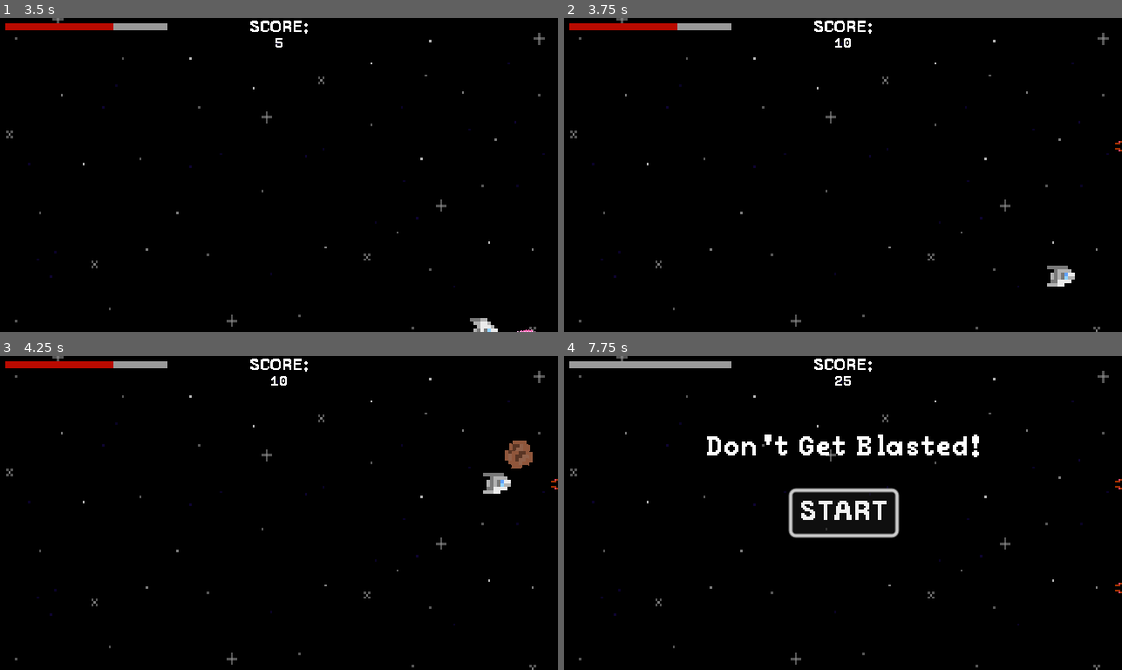
Above: before the commit, frames 1-4 (two rows, left to right).
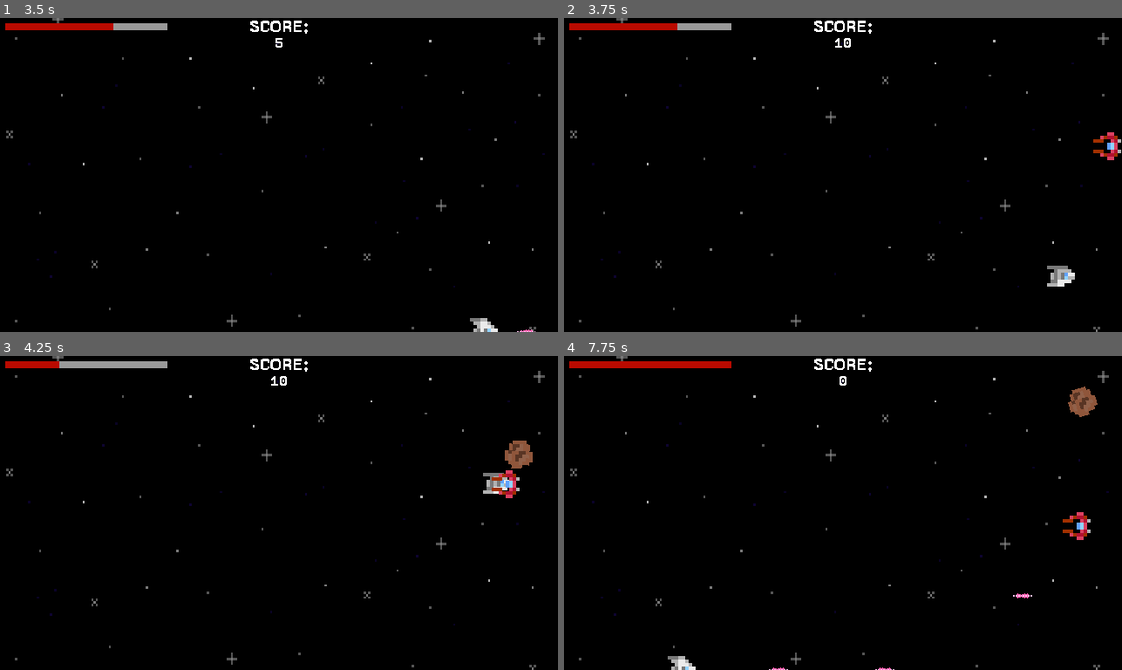
Above: after the commit, the same moments.

Repository: EwBax/dont-get-blasted
Game: Godot game, scene res://Scenes/main.tscn
Same seed, same stepped clock (60 frames per second), same inputs: the game is played once before the commit and once after it.
Inputs (mouse positions are in pixels of both pictures, inside the frame that each line leads up to):
- Up to frame 1 (3.5 s): click "START" at 0.5 s; tap Enter at 1.25 s; move the mouse to (401, 159) at 1.27 s; press the mouse at (401, 159) at 1.28 s; hold D (move_right) 1.28-2.03 s; move the mouse to (167, 190) at 2.02 s; release the mouse at (167, 190) at 2.03 s; hold S (move_down) 2.03-2.78 s; click (167, 190) at 2.1 s; move the mouse to (334, 105) at 2.77 s; press the mouse at (334, 105) at 2.78 s; hold D (move_right) from 2.78 s (still down)
- Up to frame 2 (3.75 s): move the mouse to (815, 237) at 3.52 s; release D (move_right) at 3.53 s; release the mouse at (815, 237) at 3.53 s; hold W (move_up) from 3.53 s (still down); click (815, 237) at 3.6 s
- Up to frame 3 (4.25 s): keep holding W (move_up)
- Up to frame 4 (7.75 s): move the mouse to (1010, 560) at 4.27 s; release W (move_up) at 4.28 s; press the mouse at (1010, 560) at 4.28 s; hold A (move_left) 4.28-5 s; release the mouse at (1010, 560) at 5 s; click (843, 513) at 5 s, where only the run after the commit has a clickable "START"; move the mouse to (675, 465) at 5.77 s; hold A (move_left) 5.78-6.53 s; click (675, 465) at 5.85 s; move the mouse to (870, 513) at 6.52 s; press the mouse at (870, 513) at 6.53 s; hold S (move_down) 6.53-7.28 s; move the mouse to (759, 434) at 7.27 s; release the mouse at (759, 434) at 7.28 s; hold D (move_right) from 7.28 s (still down); click (759, 434) at 7.35 s

Frame 1 is identical in both runs. In frame 2, 0.2% of the frame differs, in the area x 94-100%, y 36-46%; in frame 3, 0.5%; in frame 4, 4.0%, in the area x 0-100%, y 1-100%.

Commit message:
Enemy ship spawns and moves around randomly

Diff:
--- a/Scenes/enemy_ship.tscn
+++ b/Scenes/enemy_ship.tscn
@@ -44,6 +44,8 @@
 }]
 
 [node name="EnemyShip" type="CharacterBody2D"]
+scale = Vector2(2, 2)
+collision_mask = 2
 script = ExtResource("1_o7dvd")
 laser_bolt_scene = ExtResource("2_8adig")
 metadata/_edit_group_ = true
@@ -51,7 +53,7 @@
 [node name="AnimatedSprite2D" type="AnimatedSprite2D" parent="."]
 rotation = -1.5708
 sprite_frames = SubResource("SpriteFrames_rf7tr")
-animation = &"fly"
+animation = &"bank port"
 
 [node name="CollisionPolygon2D" type="CollisionPolygon2D" parent="."]
 polygon = PackedVector2Array(-3, -1, -3, 1, 0, 3, 2, 3, 3, 2, 3, -2, 2, -3, 0, -3)
@@ -59,12 +61,17 @@
 [node name="TargetPosition" type="Node2D" parent="."]
 
 [node name="Area2D" type="Area2D" parent="."]
+collision_mask = 2
 
 [node name="CollisionPolygon2D" type="CollisionPolygon2D" parent="Area2D"]
 polygon = PackedVector2Array(-4, -2, -4, 2, 0, 4, 2, 4, 4, 2, 4, -2, 2, -4, 0, -4)
 
-[node name="FireRate" type="Timer" parent="."]
+[node name="LaserTimer" type="Timer" parent="."]
 
 [node name="MoveTimer" type="Timer" parent="."]
 wait_time = 3.0
 one_shot = true
+
+[connection signal="area_entered" from="Area2D" to="." method="_on_area_entered"]
+[connection signal="timeout" from="LaserTimer" to="." method="_on_laser_timer_timeout"]
+[connection signal="timeout" from="MoveTimer" to="." method="_on_move_timer_timeout"]
--- a/Scenes/main.tscn
+++ b/Scenes/main.tscn
@@ -35,6 +35,7 @@
 one_shot = true
 
 [node name="EnemyShipTimer" type="Timer" parent="."]
+one_shot = true
 
 [node name="Menu" parent="." groups=["score_tracker"] instance=ExtResource("4_o4klt")]
 
--- a/Scripts/enemy_ship.gd
+++ b/Scripts/enemy_ship.gd
@@ -2,30 +2,63 @@
 
 @export var laser_bolt_scene : PackedScene
 @export var laser_speed = 300
-@export var max_move_distance = 40
-@export var min_move_distance = 10
+@export var max_move_distance = 80
+@export var min_move_distance = 30
 @export var speed = 50
 @export var point_value = 15
 @export var hit_point_maximum = 2
+
+var pixel_offset = 8
+
 var hit_points = hit_point_maximum
 var screen_size
 # the farthest left on the screen that the enemy will go
 var x_min
 var target_position
+var moving = false
 
 func _ready():
 	# getting the screen size for player bounds
 	screen_size = get_viewport_rect().size
 	# limiting enemy to rightmost third of screen
-	x_min = screen_size.x * .67
+	x_min = screen_size.x * 0.6667
+	target_position = position
+
+
+func _physics_process(delta):
+
+	if position != target_position and moving:
+		var distance = position.distance_to(target_position)
+
+		var direction = (target_position - position)
+		var new_velocity
+
+		if distance <= speed * delta:
+			new_velocity = direction
+			$AnimatedSprite2D.play("fly")
+		else:
+			new_velocity = direction.normalized() * speed * delta
+			if new_velocity.y < 0:
+				$AnimatedSprite2D.play("bank_starboard")
+			elif new_velocity.y > 0:
+				$AnimatedSprite2D.play("bank_port")
+			else:
+				$AnimatedSprite2D.play("fly")
+
+		move_and_collide(new_velocity)
+
+	elif $MoveTimer.is_stopped() and moving:
+		$MoveTimer.start()
 
 
 func start(start_position):
 	position = start_position
-	target_position = Vector2(position.x - 15, position.y)
+	target_position = Vector2(position.x - 30, position.y)
+	moving = true
+	$LaserTimer.start()
 
 
-func _on_body_entered(body):
+func _on_area_entered(body):
 	if body.is_in_group("friendly"):
 		hit_points -= 1
 		# make some kind of visual indication that it was hit
@@ -37,21 +70,37 @@
 # picks a random direction to move in, making sure not to go off screen
 func get_random_position():
 
-	var position = Vector2(-1, -1)
+	# Starting with arbitrary out of range value
+	var random_position = Vector2(-1, -1)
 
-	# Picking a random target distance
-	while target_position.x < x_min || target_position.x > screen_size.x || target_position.y < 0 || target_position.y > screen_size.y:
-		target_position = Vector2(randi_range(min_move_distance, max_move_distance + 1), 0)
-		# rotating the position randomly
-		target_position = target_position.rotated(randf() * 2 * PI)
+	# make sure it is in bounds
+	while (random_position.x < (x_min + pixel_offset)) \
+	  or (random_position.x >= (screen_size.x - pixel_offset)) \
+	  or (random_position.y <= (0 + pixel_offset)) \
+	  or (random_position.y >= (screen_size.y - pixel_offset)) \
+	  or (random_position.distance_to(position) < min_move_distance):
 
-	return position
+		var random_offset = Vector2(randf_range(-max_move_distance, max_move_distance),
+								 randf_range(-max_move_distance, max_move_distance))
+		random_position = position + random_offset
 
-
-func move_to_position(position):
-	target_position = position
+	target_position = random_position
 
 
 func destroy():
 	hide()
 	queue_free()
+
+
+func _on_move_timer_timeout():
+	get_random_position()
+
+
+func _on_laser_timer_timeout():
+
+	var laser = laser_bolt_scene.instantiate()
+
+	laser.position = Vector2(screen_size.x / 2, screen_size.y / 2)
+	laser.linear_velocity = Vector2(-laser_speed, 0)
+
+	add_child(laser)
--- a/Scripts/main.gd
+++ b/Scripts/main.gd
@@ -76,5 +76,5 @@
 	var ship_spawn_location = $MobSpawnPath/MobSpawnLocation
 	ship_spawn_location.progress_ratio = randf()
 
+	add_child(enemy_ship)
 	enemy_ship.start(ship_spawn_location.position)
-	add_child(enemy_ship)
